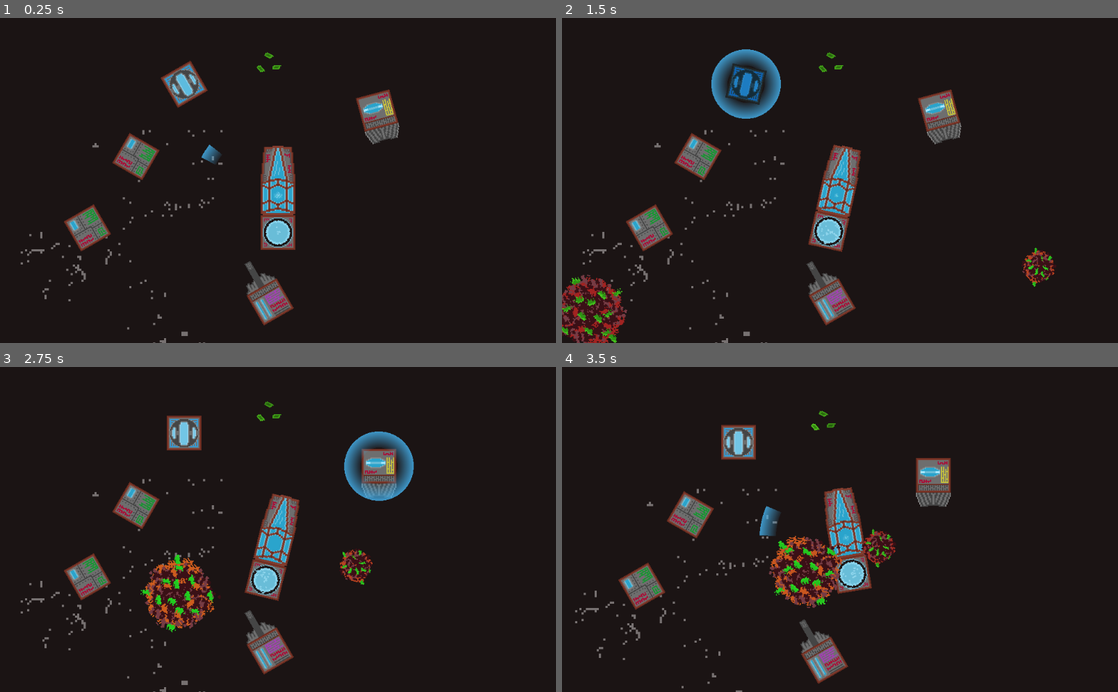
Above: before the commit, frames 1-4 (two rows, left to right).
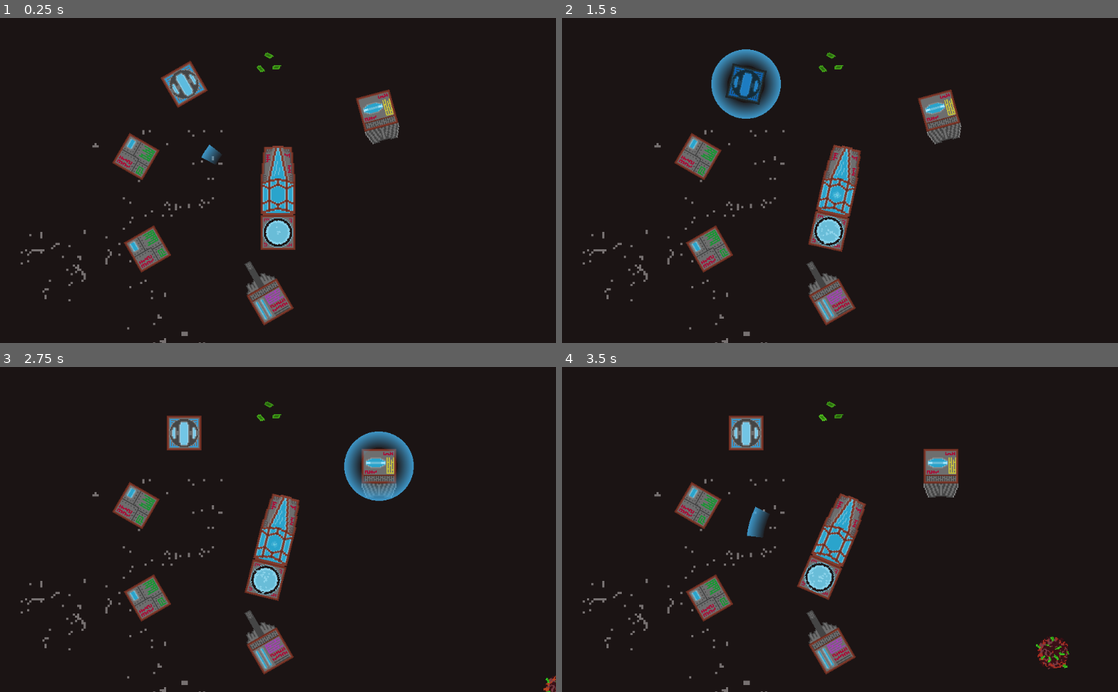
Above: after the commit, the same moments.

Repository: CiaranWoodward/LD45
Game: Godot game, scene res://Space.tscn
The game is run twice, just before and just after one commit, with the same random seed, the same clock (stepped at 60 frames per second) and the same inputs.
Inputs (mouse positions are in pixels of both pictures, inside the frame that each line leads up to):
- Up to frame 1 (0.25 s): no input
- Up to frame 2 (1.5 s): hold D (rot_right) 0.53-1.28 s; hold Space (shoot) 0.53-1.28 s; click (840, 180) at 0.67 s; move the mouse to (745, 83) at 1.27 s; hold A (rot_left) from 1.28 s (still down); tap Tab (toggle_build) at 1.35 s; click (745, 83) at 1.42 s
- Up to frame 3 (2.75 s): move the mouse to (378, 467) at 2.02 s; release A (rot_left) at 2.03 s; hold D (rot_right) from 2.03 s (still down); hold Space (shoot) from 2.03 s (still down); click (378, 467) at 2.17 s
- Up to frame 4 (3.5 s): move the mouse to (695, 506) at 2.77 s; release D (rot_right) at 2.78 s; release Space (shoot) at 2.78 s; hold W (thrust) from 2.78 s (still down); tap Tab (toggle_build) at 2.85 s; click (695, 506) at 2.92 s

The runs differ from the first frame. In frame 1, 1.4% of the frame differs, in the area x 11-51%, y 53-79%; in frame 2, 3.7%; in frame 3, 3.6%; in frame 4, 11%, in the area x 2-92%, y 10-100%.

Commit message:
Allow damage of modules that are mounted to the ship

Diff:
--- a/Meteor1.gd
+++ b/Meteor1.gd
@@ -4,10 +4,11 @@
 # var a = 2
 # var b = "text"
 onready var mGlobal = get_node("/root/Global")
-export var health : float = 50
+export var MAX_HEALTH : float = 50
 export var reward : int = 5
 export var reward_radius = 20
 
+onready var health : float = MAX_HEALTH
 var dead : bool = false
 
 # Called when the node enters the scene tree for the first time.
@@ -24,16 +25,16 @@
 		collision_speed = (self.linear_velocity - body.linear_velocity).length()
 	else:
 		collision_speed = self.linear_velocity.length()
-	var damage = collision_speed * mass
+	var damage = collision_speed
 	var damage_received = damage
+	print("collision damage = " + str(damage))
 	if body.has_method("damage"):
-		damage = body.damage(damage, health)
-	health -= damage
+		damage_received = body.damage(damage, health, body_shape)
+	health -= damage_received
 	if health < 0:
 		die()
-	print("collision speed = " + str(collision_speed))
 
-func damage(damage : float, health_src : float) -> float:
+func damage(damage : float, health_src : float, shape_no : int) -> float:
 	health -= damage
 	if health < 0:
 		die()
@@ -47,10 +48,10 @@
 	for i in range(reward):
 		var newLoot = preload("res://Loot.tscn").instance()
 		var newPosition = self.get_global_position() + Vector2(rand_range(-reward_radius, reward_radius), rand_range(-reward_radius, reward_radius))
-		get_tree().get_root().add_child(newLoot)
+		get_tree().get_root().add_child(newLoot, true)
 		newLoot.set_global_position(newPosition)
 	var explode = preload("res://Explosion.tscn").instance()
-	get_tree().get_root().add_child(explode)
+	get_tree().get_root().add_child(explode, true)
 	explode.set_global_position(self.get_global_position())
 	get_parent().remove_child(self)
 
--- a/PlayerCore.gd
+++ b/PlayerCore.gd
@@ -1,4 +1,6 @@
 extends RigidBody2D
+
+export var MAX_HEALTH : float = 150
 
 # Root node for building
 onready var mRootNode : Node2D = get_node("RootNode")
@@ -14,6 +16,9 @@
 var thrust_power : float = 0.0
 var rotational_power : float = 100.0
 var storage_space : int = 50
+
+onready var health : float = MAX_HEALTH
+var dead : bool
 
 var build_mode : bool = false
 var connected_tiles = {Vector2(0, 0): self, Vector2(0, -1): self}
@@ -217,3 +222,22 @@
 			if length > furthestPart:
 				furthestPart = length
 	return (furthestPart + 1.5) * 64
+
+func damage(damage : float, health_src : float, body_shape : int) -> float:
+	var id_count : int = 0
+	for ch in self.get_children():
+		if ch is CollisionShape2D:
+			if body_shape == id_count:
+				if "original_parent" in ch:
+					return ch.original_parent.damage(damage, health_src, 0)
+				break
+			id_count += 1
+
+	health -= damage
+	if health < 0:
+		die()
+		return damage - health
+	return damage
+
+func die():
+	print("Game over")
--- a/Space.tscn
+++ b/Space.tscn
@@ -62,7 +62,6 @@
 scale = Vector2( 2, 2 )
 frames = SubResource( 2 )
 animation = "Breathing"
-frame = 3
 playing = true
 
 [node name="CollisionShape2D" type="CollisionShape2D" parent="PlayerCore"]
@@ -110,14 +109,14 @@
 rotation = 0.523598
 
 [node name="Storage2" parent="." instance=ExtResource( 15 )]
-position = Vector2( 206.07, 339.65 )
+position = Vector2( 316.8, 378.61 )
 rotation = -0.523598
 
 [node name="Meteor" parent="." instance=ExtResource( 16 )]
-position = Vector2( 1185.8, 518.451 )
+position = Vector2( 1530.29, 811.68 )
 
 [node name="Meteor2" parent="." instance=ExtResource( 17 )]
-position = Vector2( -224.385, 637.273 )
+position = Vector2( -622.191, 1133.51 )
 mass = 4.0
 
 [node name="Gun" parent="." instance=ExtResource( 18 )]
--- a/Storage.gd
+++ b/Storage.gd
@@ -1,6 +1,8 @@
 extends RigidBody2D
 
 export var storage_space : int = 50
+export var MAX_HEALTH : float = 50
+onready var health : float = MAX_HEALTH
 
 onready var mGlobal = get_node("/root/Global")
 var map_coords : Vector2
@@ -11,3 +13,27 @@
 func _input_event(viewport, event, shape_idx):
 	if event is InputEventMouseButton && event.get_button_index() == BUTTON_LEFT && event.pressed:
 		mGlobal.part_picked(self)
+
+func damage(damage : float, health_src : float, body_shape : int) -> float:
+	health -= damage
+	if health < 0:
+		health = 0
+	self.modulate = Color(255, health/MAX_HEALTH, health/MAX_HEALTH)
+	if health <= 0:
+		die()
+		return damage - health
+	return damage
+
+var dead : bool = false
+func die():
+	if(dead):
+		return
+	dead = true
+	if is_connected:
+		var hostcore = get_node("../..")
+		hostcore.drop_part(self)
+		hostcore.drop_unconnected_nodes()
+	var explode = preload("res://Explosion.tscn").instance()
+	get_tree().get_root().add_child(explode, true)
+	explode.set_global_position(self.get_global_position())
+	get_parent().remove_child(self)
--- a/Storage.tscn
+++ b/Storage.tscn
@@ -1,8 +1,8 @@
 [gd_scene load_steps=5 format=2]
 
 [ext_resource path="res://Storage.gd" type="Script" id=1]
-[ext_resource path="res://sprites/storage.png" type="Texture" id=2]
-[ext_resource path="res://CollisionShape2D.gd" type="Script" id=3]
+[ext_resource path="res://CollisionShape2D.gd" type="Script" id=2]
+[ext_resource path="res://sprites/storage.png" type="Texture" id=3]
 
 [sub_resource type="RectangleShape2D" id=1]
 extents = Vector2( 32, 32 )
@@ -13,11 +13,12 @@
 linear_damp = 0.05
 angular_damp = 0.01
 script = ExtResource( 1 )
+MAX_HEALTH = 500.0
+
+[node name="CollisionShape2D" type="CollisionShape2D" parent="."]
+shape = SubResource( 1 )
+script = ExtResource( 2 )
 
 [node name="StorageSprite" type="Sprite" parent="."]
 scale = Vector2( 2, 2 )
-texture = ExtResource( 2 )
-
-[node name="CollisionShape2D" type="CollisionShape2D" parent="."]
-shape = SubResource( 1 )
-script = ExtResource( 3 )
+texture = ExtResource( 3 )
--- a/Thruster.tscn
+++ b/Thruster.tscn
@@ -45,7 +45,7 @@
 linear_damp = 0.05
 angular_damp = 0.01
 script = ExtResource( 1 )
-rotational_power = 500.0
+rotational_power = 1000.0
 
 [node name="ThrustBody" type="Sprite" parent="."]
 position = Vector2( 0, 32 )
